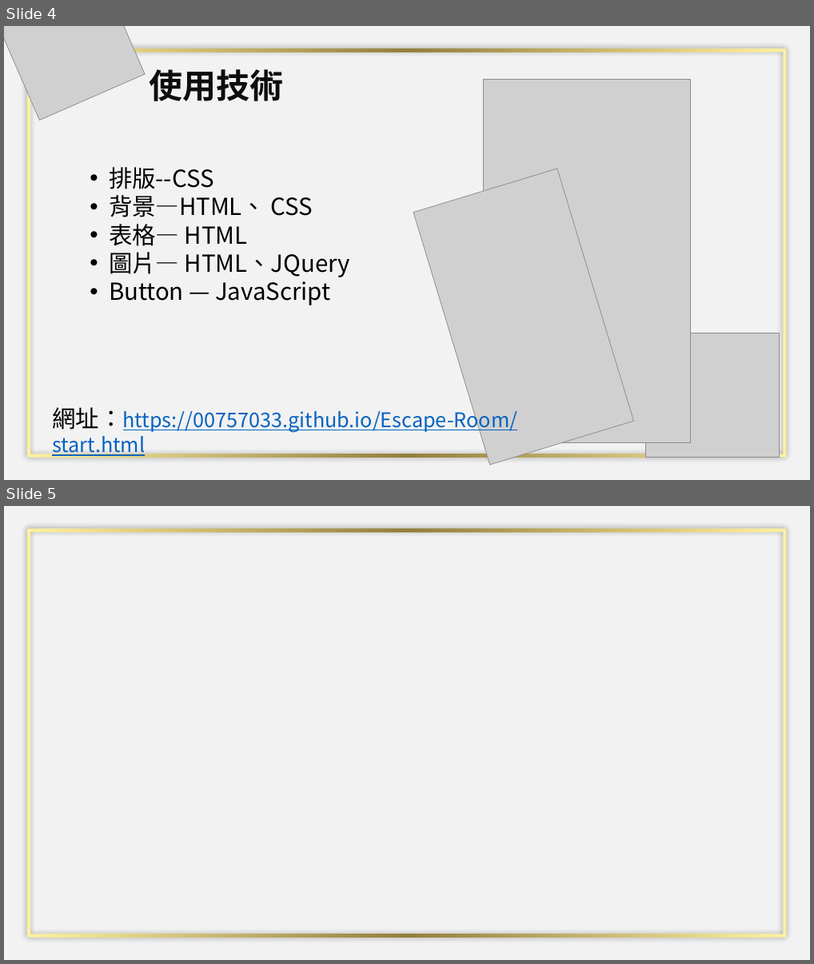
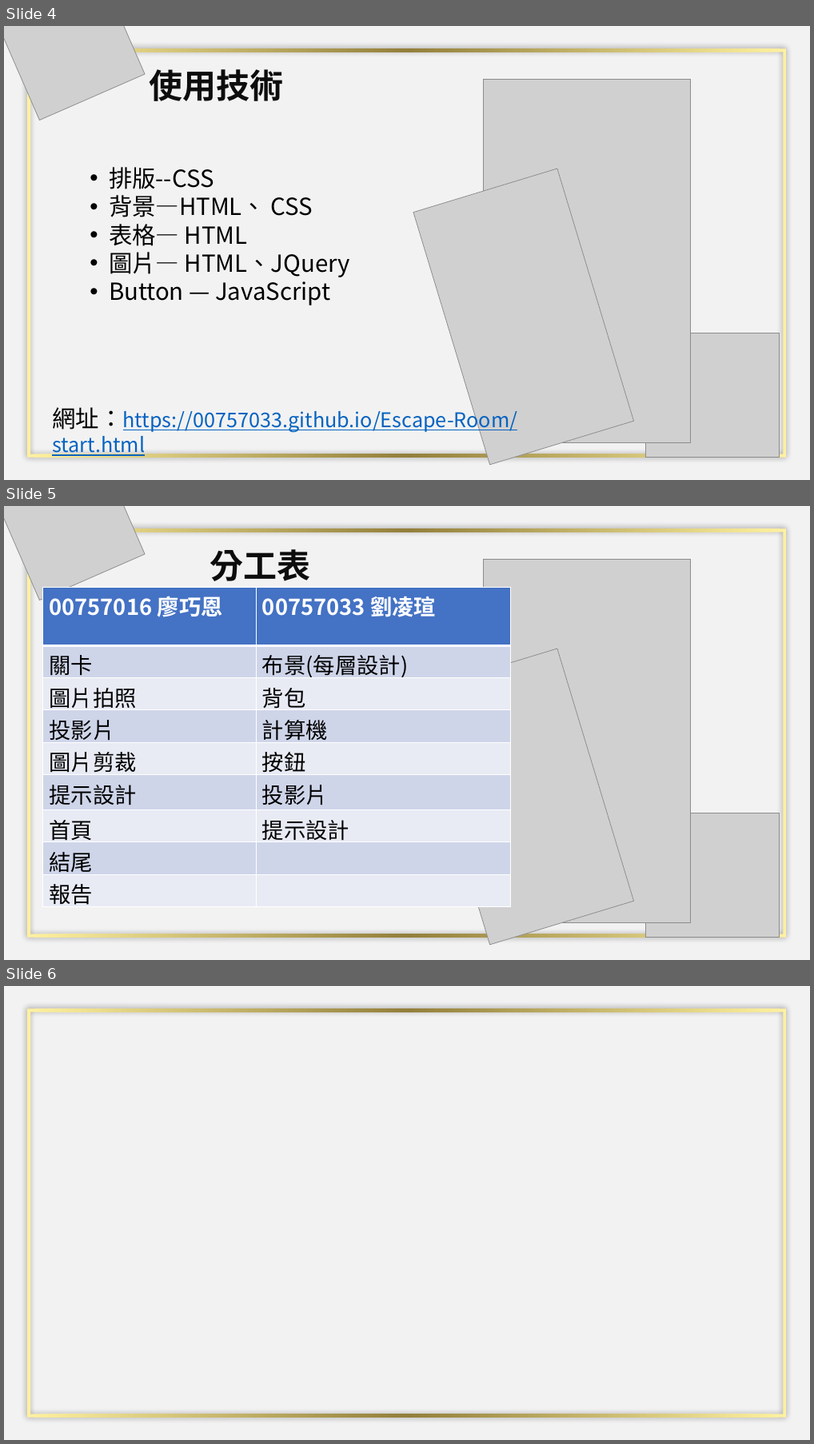
Before and after one commit to 00757033/Escape-Room, a slide deck: 系館密室大逃脫.pptx. Shown one above the other, each under a label of ours: slides 4 and 5 before the commit, slides 4, 5 and 6 after it. The pictures are 814x964 and 814x1444 pixels, drawn with LibreOffice and Linux fonts; fonts in the diff are those of the drawing; grey boxes stand for pictures; background and template pictures are left out. Boxes give left, top, right and bottom in pixels: in the first picture for what was removed or moved away, otherwise in the second. Text is boxed around its words. In the diff, an @@ line names an element or a change of style, - is before the commit and + after.

```diff
--- a/系館密室大逃脫.pptx
+++ b/系館密室大逃脫.pptx
@@ slide 5 added at bbox=[4, 506, 810, 960], background #FFFFFF @@
@@ rectangle added at bbox=[4, 506, 810, 960], fill #F2F2F2 @@
@@ picture added at bbox=[4, 506, 146, 600] @@
@@ frame added at bbox=[27, 528, 787, 936], fill gradient #FEF19F to #937F3C @@
@@ text added at bbox=[210, 549, 310, 581], 40 pt, text #0D0D0D, bold @@
+分工表
@@ picture added at bbox=[484, 560, 692, 922] @@
@@ table added at bbox=[43, 587, 511, 908], 9 rows, 2 columns @@
+00757016 廖巧恩 | 00757033 劉凌瑄
+關卡 | 布景(每層設計)
+圖片拍照 | 背包
+投影片 | 計算機
+圖片剪裁 | 按鈕
+提示設計 | 投影片
+首頁 | 提示設計
+結尾 | 
+報告 | 
@@ picture added at bbox=[414, 648, 634, 944] @@
@@ picture added at bbox=[646, 813, 779, 937] @@
@@ what was slide 5 is now slide 6 @@
```
Also in this commit, not shown: 7 other files.
